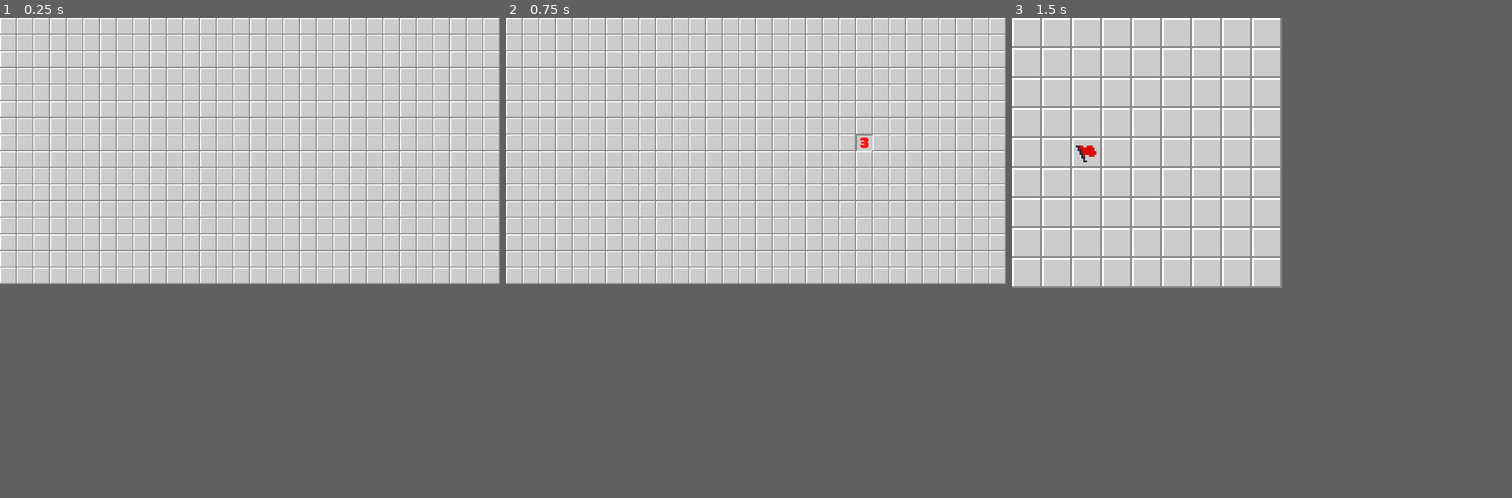
Above: before the commit, frames 1-3 (left to right).
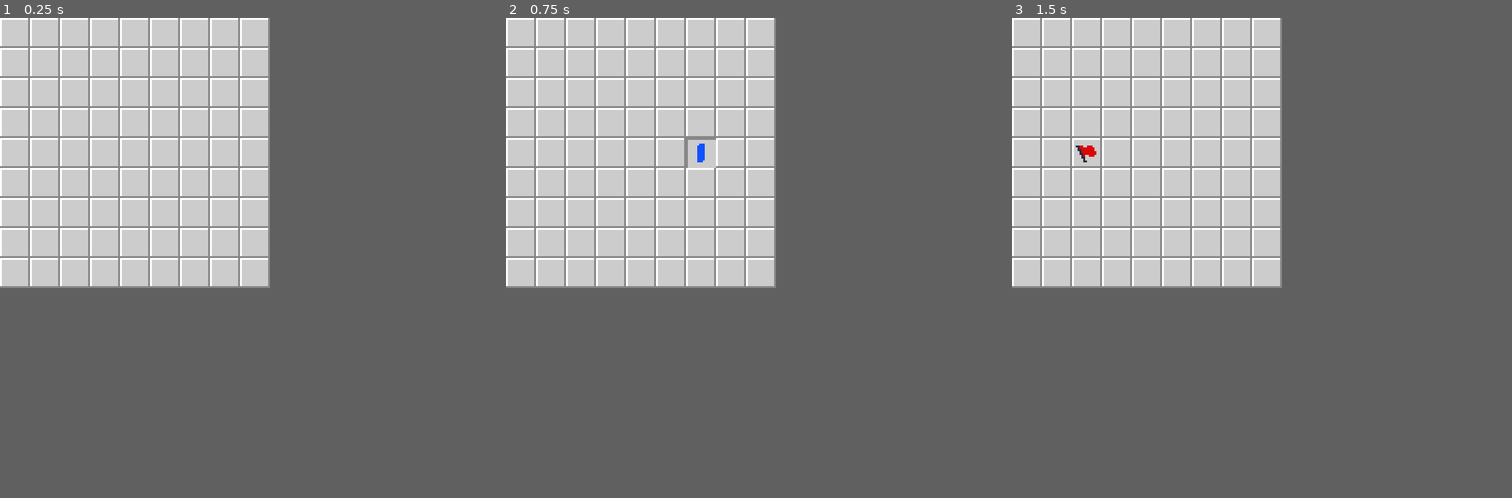
Above: after the commit, the same moments.

Repository: janeric11github/Minesweeper
Game: Godot game, scene res://Main.tscn
Two runs of this game, one before a commit and one after it. Both use one fixed random seed, a clock stepped at 60 frames per second and the inputs below.
Inputs (mouse positions are in pixels of both pictures, inside the frame that each line leads up to):
- Up to frame 1 (0.25 s): no input
- Up to frame 2 (0.75 s): tap Enter at 0.5 s; move the mouse to (866, 138) at 0.52 s; click (866, 138) at 0.6 s
- Up to frame 3 (1.5 s): right-click (1372, 138) at 0.8 s; tap 1 (restart_beginner) at 1.25 s; move the mouse to (1162, 166) at 1.27 s; right-click (1162, 166) at 1.35 s
In our replay, in frame 1 the window is 800x426 before the commit and 432x432 after it. These sizes can differ from the game's own. Grey fills any space a smaller window leaves; there, only what the larger window draws over its background counts as a difference.

The runs differ from the first frame. In frame 1, 17% of the frame differs, in the area x 0-100%, y 0-56%; in frame 2, 17%; in frame 3, nothing differs.

Commit message:
Flag all unflagged blank tiles on won and left click after to restart

Diff:
--- a/Board.gd
+++ b/Board.gd
@@ -1,3 +1,4 @@
+class_name Board
 extends TileMap
 
 enum Tile { BLANK = 12, FLAG, MINE, N0, N1, N2, N3, N4, N5, N6, N7, N8 }
@@ -7,8 +8,11 @@
 func show_map(map: HiddenMineMap):
 	_map = map
 	_map.connect("tiles_revealed", self, "_on_HiddenMineMap_tiles_revealed")
-	_map.connect("tile_flagged", self, "_on_HiddenMineMap_tile_flagged")
-	_map.connect("tile_unflagged", self, "_on_HiddenMineMap_tile_unflagged")
+	_map.connect("tiles_flagged", self, "_on_HiddenMineMap_tiles_flagged")
+	_map.connect("tiles_unflagged", self, "_on_HiddenMineMap_tiles_unflagged")
+	_map.connect("won", self, "_on_HiddenMineMap_won")
+
+	set_process_input(true)
 
 	for x in range(map.get_size_x()):
 		for y in range(map.get_size_y()):
@@ -23,13 +27,21 @@
 		var index = key as Vector2
 		set_cell(index.x, index.y, board_tile)
 
-func _on_HiddenMineMap_tile_flagged(x: int, y: int, map_tile: int):
-	var board_tile = _get_board_tile(map_tile)
-	set_cell(x, y, board_tile)
+func _on_HiddenMineMap_tiles_flagged(index_to_tiles: Dictionary):
+	for index in index_to_tiles:
+		var map_tile = index_to_tiles[index]
+		var board_tile = _get_board_tile(map_tile)
+		set_cell(index.x, index.y, board_tile)
 
-func _on_HiddenMineMap_tile_unflagged(x: int, y: int, map_tile: int):
-	var board_tile = _get_board_tile(map_tile)
-	set_cell(x, y, board_tile)
+func _on_HiddenMineMap_tiles_unflagged(index_to_tiles: Dictionary):
+	for index in index_to_tiles:
+		var map_tile = index_to_tiles[index]
+		var board_tile = _get_board_tile(map_tile)
+		set_cell(index.x, index.y, board_tile)
+
+func _on_HiddenMineMap_won():
+	_map.flag_all_unrevealed_unflagged()
+	set_process_input(false)
 
 func _get_board_tile(map_tile: int) -> int:
 	match map_tile:
@@ -53,6 +65,7 @@
 		var local_mouse_position = get_local_mouse_position()
 		var cell_index = _get_cell_index(local_mouse_position)
 		_map.reveal_or_chord(cell_index.x, cell_index.y)
+		get_tree().set_input_as_handled()
 	elif event.is_action_released("right_click"):
 		var local_mouse_position = get_local_mouse_position()
 		var cell_index = _get_cell_index(local_mouse_position)
--- a/HiddenMineMap.gd
+++ b/HiddenMineMap.gd
@@ -3,8 +3,10 @@
 
 signal tiles_revealed(index_to_tiles)
 
-signal tile_flagged(x, y, tile)
-signal tile_unflagged(x, y, tile)
+signal tiles_flagged(index_to_tiles)
+signal tiles_unflagged(index_to_tiles)
+
+signal won
 
 enum Tile { UNKNOWN, BLANK, FLAGGED, MINE, N0, N1, N2, N3, N4, N5, N6, N7, N8 }
 
@@ -17,7 +19,10 @@
 var _mine_map = MineMap.new()
 
 # A 2D array of InnerTile
-var _inner_tiles = []
+var _inner_tiles := []
+
+var _revealed_non_mine_tile_count := 0
+var _unrevealed_tile_index_to_flagged := {}
 
 func is_empty() -> bool:
 	return _mine_map.is_empty()
@@ -59,6 +64,7 @@
 func generate(x: int, y: int, mine_count: int):
 	_mine_map.generate(x, y, mine_count)
 	_inner_tiles = []
+	_revealed_non_mine_tile_count = 0
 
 	if x * y == 0: return
 
@@ -67,6 +73,7 @@
 		var row_x_cells = []
 		for index_y in range(y):
 			row_x_cells.append(InnerTile.BLANK)
+			_unrevealed_tile_index_to_flagged[Vector2(index_x, index_y)] = false
 		_inner_tiles.append(row_x_cells)
 
 # returns [] if index is out of bounds
@@ -92,6 +99,12 @@
 	var index_to_tiles = {}
 	_reveal(x, y, index_to_tiles)
 	emit_signal("tiles_revealed", index_to_tiles)
+	_check_won()
+
+func _check_won():
+	var total_non_mine_tile_count = get_size() - get_mine_count()
+	if _revealed_non_mine_tile_count < total_non_mine_tile_count : return
+	emit_signal("won")
 
 func _reveal(x: int, y: int, index_to_tiles: Dictionary):
 	var tile = get_tile(x, y)
@@ -103,6 +116,10 @@
 
 	var new_tile = get_tile(x, y)
 
+	if new_tile != Tile.MINE:
+		 _revealed_non_mine_tile_count += 1
+	_unrevealed_tile_index_to_flagged.erase(Vector2(x, y))
+
 	index_to_tiles[Vector2(x, y)] = new_tile
 
 	if new_tile == Tile.N0:
@@ -110,16 +127,29 @@
 			_reveal(neighbor_index.x, neighbor_index.y, index_to_tiles)
 
 func toggle_flag(x, y):
-	var tile = get_tile(x, y)
-	match tile:
-		Tile.BLANK:
-			_inner_tiles[x][y] = InnerTile.FLAGGED
-			var new_tile = get_tile(x, y)
-			emit_signal("tile_flagged", x, y, new_tile)
-		Tile.FLAGGED:
-			_inner_tiles[x][y] = InnerTile.BLANK
-			var new_tile = get_tile(x, y)
-			emit_signal("tile_unflagged", x, y, new_tile)
+	_toggle_flag([Vector2(x, y)])
+
+func _toggle_flag(indices: Array):
+	var newly_flagged_index_to_tiles = {}
+	var newly_unflagged_index_to_tiles = {}
+
+	for index in indices:
+		var tile = get_tile(index.x, index.y)
+		match tile:
+			Tile.BLANK:
+				_inner_tiles[index.x][index.y] = InnerTile.FLAGGED
+				var new_tile = get_tile(index.x, index.y)
+				newly_flagged_index_to_tiles[Vector2(index.x, index.y)] = new_tile
+			Tile.FLAGGED:
+				_inner_tiles[index.x][index.y] = InnerTile.BLANK
+				var new_tile = get_tile(index.x, index.y)
+				newly_unflagged_index_to_tiles[Vector2(index.x, index.y)] = new_tile
+
+	if not newly_flagged_index_to_tiles.empty():
+		emit_signal("tiles_flagged", newly_flagged_index_to_tiles)
+
+	if not newly_unflagged_index_to_tiles.empty():
+		emit_signal("tiles_unflagged", newly_unflagged_index_to_tiles)
 
 func chord(x, y):
 	var tile = get_tile(x, y)
@@ -155,6 +185,14 @@
 	for neighbor_index in neighbor_indices:
 		_reveal(neighbor_index.x, neighbor_index.y, index_to_tiles)
 	emit_signal("tiles_revealed", index_to_tiles)
+	_check_won()
+
+func flag_all_unrevealed_unflagged():
+	var unrevealed_unflagged_indices = []
+	for unrevealed_tile_index in _unrevealed_tile_index_to_flagged.keys():
+		if get_tile(unrevealed_tile_index.x, unrevealed_tile_index.y) != Tile.BLANK: continue
+		unrevealed_unflagged_indices.append(Vector2(unrevealed_tile_index.x, unrevealed_tile_index.y))
+	_toggle_flag(unrevealed_unflagged_indices)
 
 func _to_string() -> String:
 	var to_print = ""
--- a/Main.gd
+++ b/Main.gd
@@ -1,6 +1,6 @@
 extends Node2D
 
-export(NodePath) onready var board = get_node(board) as TileMap
+export(NodePath) onready var board = get_node(board) as Board
 
 const _tile_size := 16.0
 const _window_ratio := 3.0
@@ -8,23 +8,19 @@
 var _board_settings := BoardSettings.new()
 
 var _mine_map := HiddenMineMap.new()
+var _is_mine_map_won := false
 
 # Called when the node enters the scene tree for the first time.
 func _ready():
 	randomize()
-	_board_settings.change_to_expert()
+	_mine_map.connect("won", self, "_on_HiddenMineMap_won")
+	_board_settings.change_to_beginner()
 	_update_board()
 
-func _update_board():
-	var board_size = _board_settings.board_size
-	var board_size_pixel = board_size * _tile_size
-	get_tree().set_screen_stretch(SceneTree.STRETCH_MODE_2D, SceneTree.STRETCH_ASPECT_KEEP, board_size_pixel)
-	OS.window_size = board_size_pixel * _window_ratio
-
-	_mine_map.generate(board_size.x, board_size.y, _board_settings.mine_count)
-	board.show_map(_mine_map)
-
 func _unhandled_input(event):
+	if Input.is_action_just_released("left_click"):
+		if _is_mine_map_won:
+			_update_board()
 	if Input.is_action_just_pressed("restart"):
 		_update_board()
 	if Input.is_action_just_pressed("restart_beginner"):
@@ -36,3 +32,16 @@
 	if Input.is_action_just_pressed("restart_expert"):
 		_board_settings.change_to_expert()
 		_update_board()
+
+func _update_board():
+	var board_size = _board_settings.board_size
+	var board_size_pixel = board_size * _tile_size
+	get_tree().set_screen_stretch(SceneTree.STRETCH_MODE_2D, SceneTree.STRETCH_ASPECT_KEEP, board_size_pixel)
+	OS.window_size = board_size_pixel * _window_ratio
+
+	_mine_map.generate(board_size.x, board_size.y, _board_settings.mine_count)
+	_is_mine_map_won = false
+	board.show_map(_mine_map)
+
+func _on_HiddenMineMap_won():
+	_is_mine_map_won = true
--- a/project.godot
+++ b/project.godot
@@ -9,6 +9,11 @@
 config_version=4
 
 _global_script_classes=[ {
+"base": "TileMap",
+"class": "Board",
+"language": "GDScript",
+"path": "res://Board.gd"
+}, {
 "base": "Node",
 "class": "BoardSettings",
 "language": "GDScript",
@@ -20,6 +25,7 @@
 "path": "res://HiddenMineMap.gd"
 } ]
 _global_script_class_icons={
+"Board": "",
 "BoardSettings": "",
 "HiddenMineMap": ""
 }
